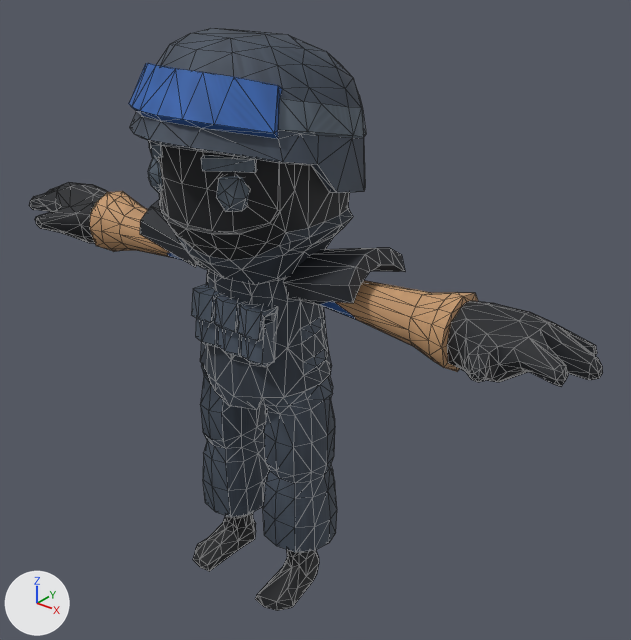
An edit to the glTF model assets/characters/aegis.glb, drawn before and after from the same camera.
Rendered twice from a camera (50 mm lens) standing at (1.65, -1.8, 2.1) and looking at (0.14, 0.1, 0.93). Lighting does not change. The marker at lower left points along +X, +Y and +Z. The older version comes first. Mesh edges are drawn as thin lines. Vertices at exactly the same position are counted once.

Objects in the first picture: 'Body', 'Head'.
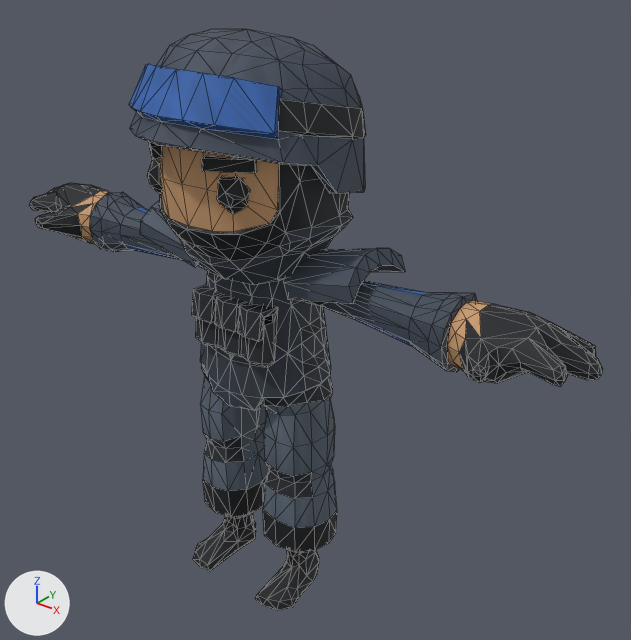
Changed parts and their boxes [x1, y1, x2, y2] in the pictures (631 x 640 px; the box of a moved part takes in the faces that stretch with it):
'Body', reshaped
    before: [29, 182, 603, 611]
    after: [30, 183, 603, 610]
'Head', reshaped
    before: [129, 28, 366, 285]
    after: [129, 29, 366, 285]
part 1 of me_cube_004, moved or reshaped
    before: [29, 182, 425, 443]
    after: [30, 183, 428, 443]
part 2 of me_cube_004, moved or reshaped
    before: [430, 294, 603, 382]
    after: [430, 295, 603, 383]
part 3 of me_cube_004, moved or reshaped
    before: [200, 522, 293, 611]
    after: [200, 522, 312, 610]
part 4 of me_cube_004, surface changed
    both: [74, 189, 492, 552]
part 5 of me_cube_003, moved or reshaped
    before: [201, 155, 257, 172]
    after: [201, 156, 257, 173]
part 6 of me_cube_003, moved or reshaped
    before: [148, 141, 162, 158]
    after: [148, 141, 162, 159]
part 7 of me_cube_003, rebuilt
    before: [129, 28, 366, 193]
    after: [129, 29, 366, 193]
part 8 of me_cube_003, rebuilt
    before: [158, 145, 353, 285]
    after: [157, 146, 353, 285]
part 9 of me_cube_003, rebuilt
    before: [148, 158, 162, 193]
    after: [148, 159, 162, 193]
part 10 of me_cube_003, rebuilt
    before: [216, 175, 249, 212]
    after: [217, 176, 249, 214]

The edits, one by one:
me_cube_004 is used by ob_body; location (0.0, 0.0, 0.0).
me_cube_004 had 1005 vertices, 1929 faces and spanned x -1.06..1.06, y -0.19..0.17, z -0.02..1.24.
me_cube_004 now has 1007 vertices, 1932 faces and spans x -1.06..1.06, y -0.19..0.17, z -0.02..1.24.
me_cube_004 part 1: 10 vertices moved from x -1.06..0.3, y -0.14..0.12, z 0.71..1.14 to x -1.06..0.3, y -0.18..0.12, z 0.71..1.15; 57 vertices removed from x -1.06..0.22, y -0.19..0.17, z 0.65..1.19; 63 vertices added at x -1.06..0.22, y -0.19..0.17, z 0.66..1.18.
me_cube_004 part 2: 7 vertices moved from x 0.81..1.06, y -0.17..0.11, z 1.05..1.14 to x 0.81..1.06, y -0.18..0.11, z 1.05..1.13; 26 vertices removed from x 0.69..1.06, y -0.19..0.11, z 0.99..1.19; 23 vertices added at x 0.69..1.05, y -0.19..0.11, z 1.0..1.18.
me_cube_004 part 3: 3 vertices moved from x -0.22..-0.1, y -0.09..0.05, z -0.01 to x -0.22..-0.1, y -0.09..0.04, z -0.01; 15 vertices removed from x -0.22..0.22, y -0.19..0.07, z -0.02..0.06; 14 vertices added at x -0.21..0.22, y -0.19..0.07, z -0.02..0.06.
me_cube_004 part 4: 960 kept faces spanning x -0.85..0.82, y -0.18..0.16, z -0.02..1.24 get new texture (UV) coordinates.
me_cube_003 is used by ob_head; location (0.0, 0.0, 0.0).
me_cube_003 had 521 vertices, 979 faces and spanned x -0.32..0.32, y -0.376..0.298, z 1.095..1.783.
me_cube_003 now has 520 vertices, 974 faces and spans x -0.32..0.32, y -0.375..0.297, z 1.093..1.783.
me_cube_003 part 5: the loose piece of 8 vertices spanning x 0.078..0.198, y -0.303..-0.196, z 1.476..1.513 is moved by (0.0, 0.0, -0.002).
me_cube_003 part 6: the loose piece of 8 vertices spanning x -0.198..-0.078, y -0.303..-0.196, z 1.476..1.513 is moved by (0.0, 0.0, -0.002).
me_cube_003 part 7: the loose piece of 234 vertices spanning x -0.32..0.32, y -0.376..0.298, z 1.321..1.783 is rebuilt with 235 vertices and now spans x -0.32..0.32, y -0.375..0.297, z 1.319..1.783.
me_cube_003 part 8: the loose piece of 213 vertices spanning x -0.28..0.28, y -0.288..0.249, z 1.095..1.717 is rebuilt with 210 vertices and now spans x -0.28..0.28, y -0.288..0.249, z 1.093..1.715.
me_cube_003 part 9: the loose piece of 19 vertices spanning x -0.174..-0.093, y -0.275..-0.211, z 1.361..1.471 is rebuilt with 18 vertices and now spans x -0.179..-0.093, y -0.274..-0.212, z 1.36..1.469.
me_cube_003 part 10: the loose piece of 19 vertices spanning x 0.093..0.179, y -0.275..-0.212, z 1.361..1.471 is rebuilt with 18 vertices and now spans x 0.093..0.179, y -0.274..-0.212, z 1.36..1.469.
Other edits to the shape of me_cube_003 do not show in these pictures.
